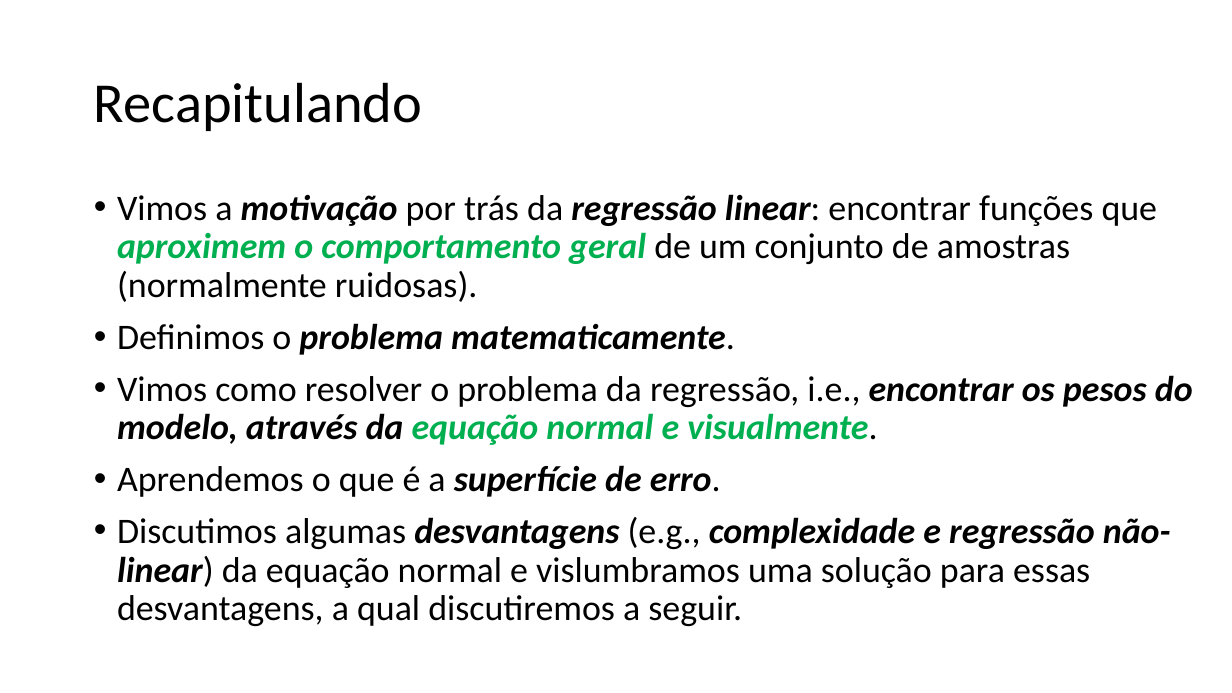
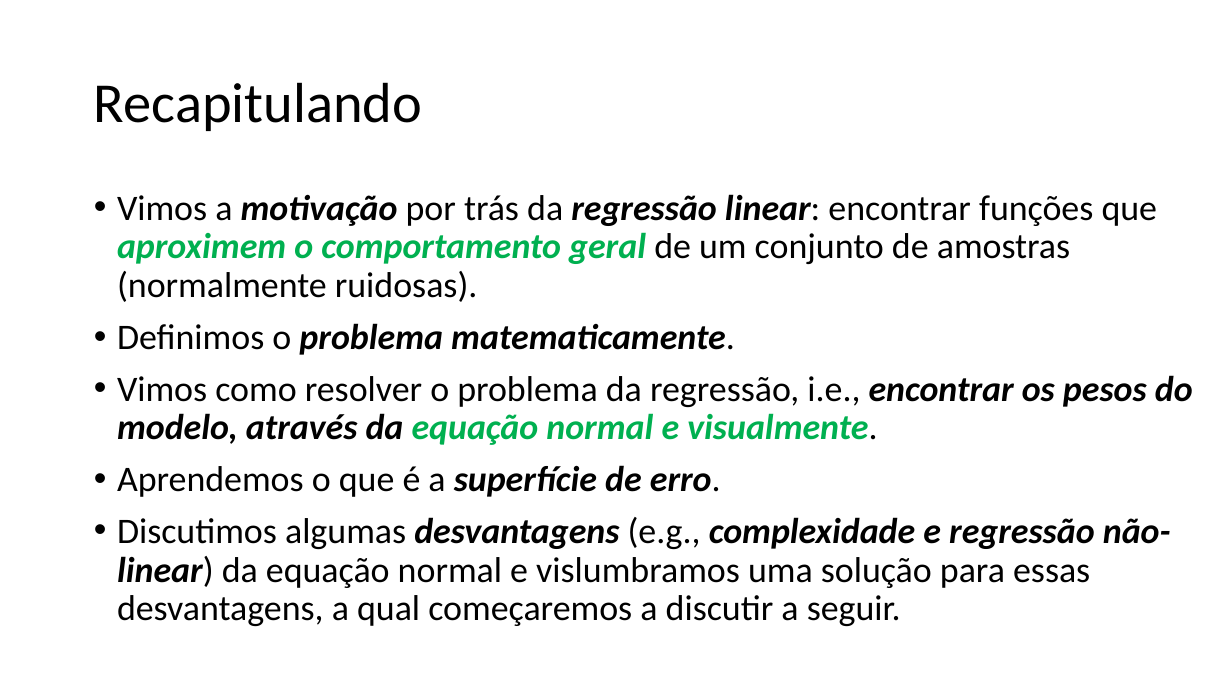
Before and after one commit to zz4fap/t319_aprendizado_de_maquina, a slide deck: slide 2 of slides/T319_Regressão_Linear (Parte II).pptx. Drawn at 1232x693 pixels with LibreOffice and Linux fonts; fonts in the diff are those of the drawing. Boxes give left, top, right and bottom in pixels: in the first picture for what was removed or moved away, otherwise in the second. Text is boxed around its words. In the diff, an @@ line names an element or a change of style, - is before the commit and + after.

```diff
--- a/slides/T319_Regressão_Linear (Parte II).pptx
+++ b/slides/T319_Regressão_Linear (Parte II).pptx
@@ text at box(117, 517, 1171, 626): text changed @@
-• Discutimos algumas desvantagens (e.g., complexidade e regressão não-linear) da equação normal e vislumbramos uma solução para essas desvantagens, a qual discutiremos a seguir.
+• Discutimos algumas desvantagens (e.g., complexidade e regressão não-linear) da equação normal e vislumbramos uma solução para essas desvantagens, a qual começaremos a discutir a seguir.
```
Also in this commit, not shown: 6 other slides changed, 1 slide added, 3 other files.
